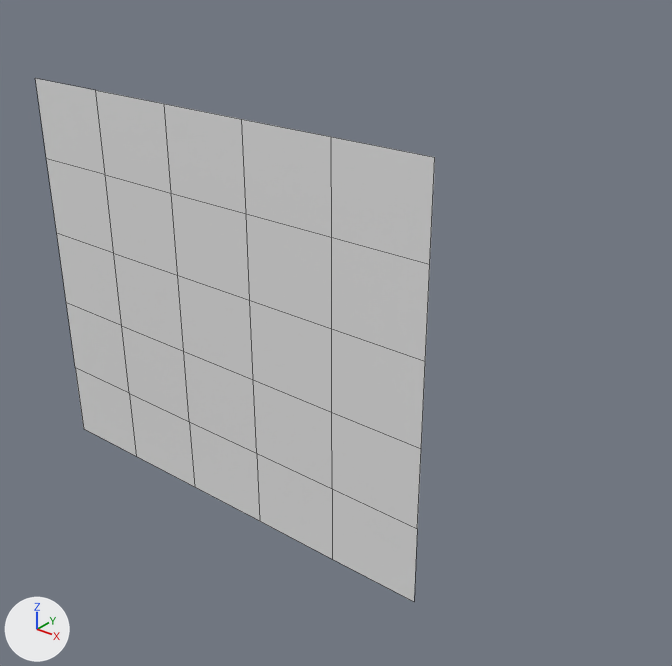
Two versions of the OBJ model models/Cap.obj, one commit apart.
Before and after are seen from a camera (50 mm lens) standing at (306.0, -286.0, 335.0) and looking at (18.0, 74.0, 112.0). Lighting does not change. The marker at lower left points along +X, +Y and +Z. Mesh edges are drawn as thin lines. Materials are left out; every surface is plain grey. Where no turn or scale is listed for an object, it has been applied to the vertices.

The first picture shows '000_PngItem_313579'.
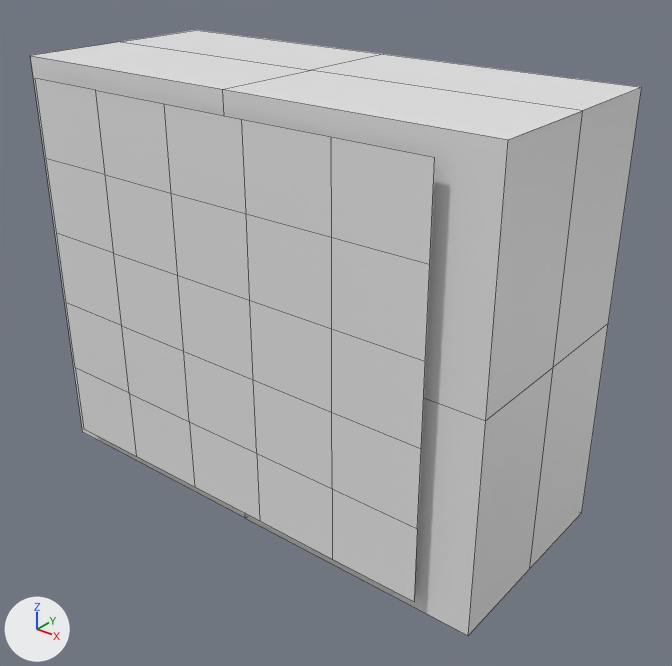
The change in detail:
Mesh me_000_box___baked is new.
It has 26 vertices, 24 faces and spans x -145.0..145.0, y 15.0..137.0, z 14.0..251.0.
Object '000_Box_-_baked' (ob_000_box___baked) is new; it shows me_000_box___baked.
Its location is (0.0, 0.0, 0.0).

What differs and where, as boxes (x1, y1, x2, y2) in the pictures (672 x 666 px):
'000_Box_-_baked', added: after (30, 30, 642, 636)
